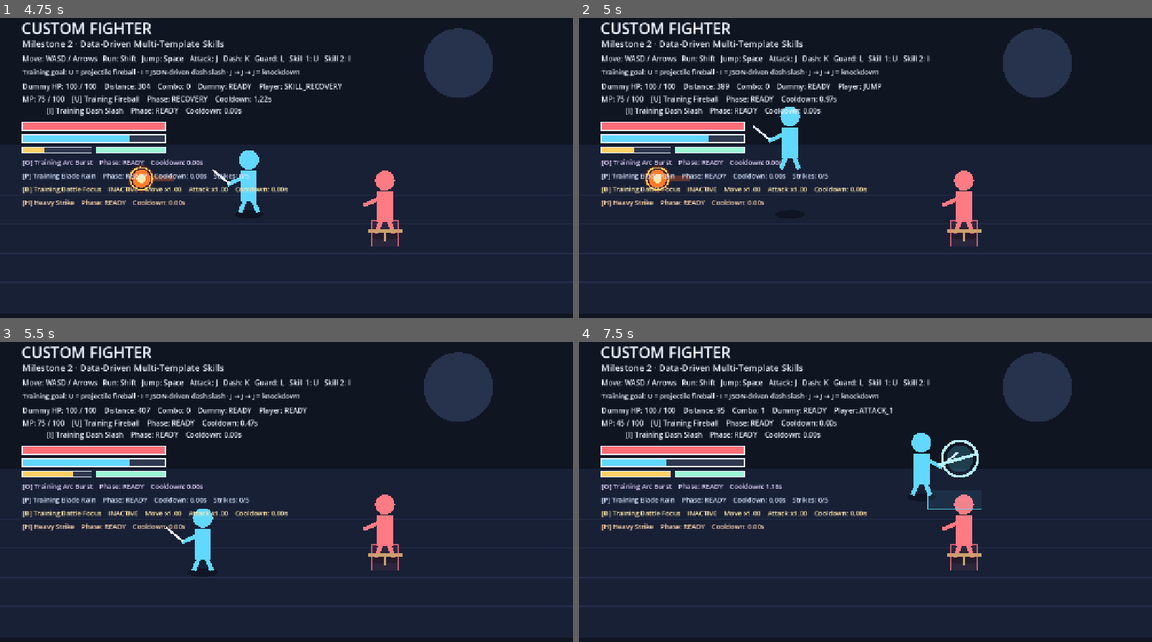
Above: before the commit, frames 1-4 (two rows, left to right).
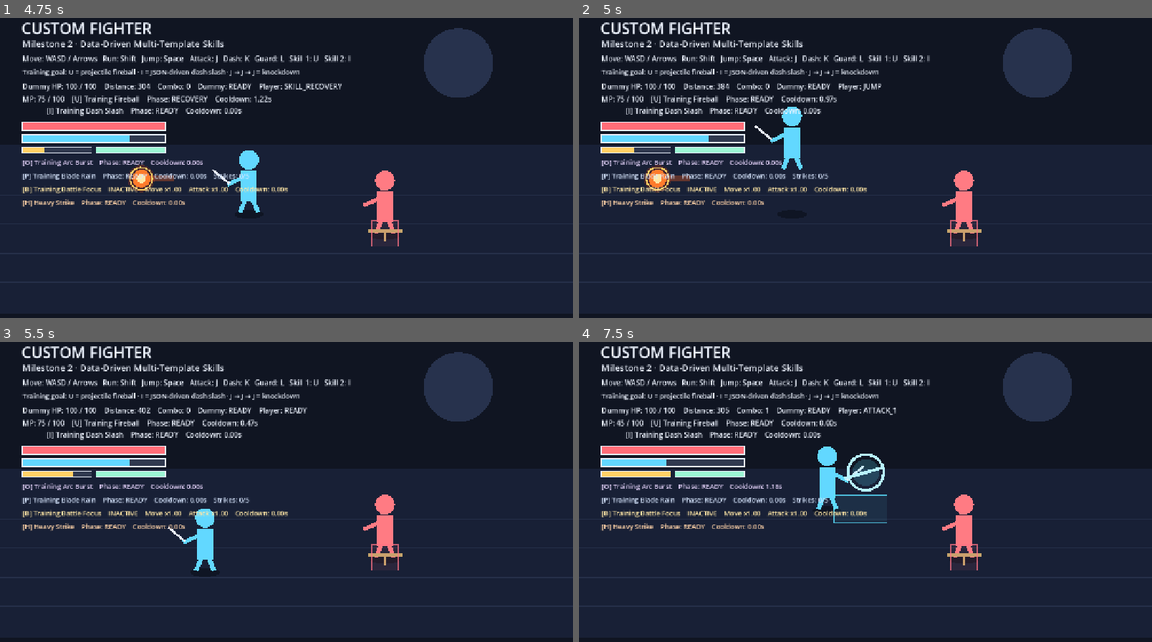
Above: after the commit, the same moments.

Repository: ws951125/custom-fighter
Game: Godot game, scene res://game/runtime/main.tscn
The game is run twice, just before and just after one commit, with the same random seed, the same clock (stepped at 60 frames per second) and the same inputs.
Inputs:
- Up to frame 1 (4.75 s): tap Enter at 0.5 s; hold D (move_right) 0.53-1.28 s; hold J (attack) 0.53-1.28 s; tap Space (jump) at 0.77, 1.07, 1.52, 1.82, 3.02, 3.05, 3.32, 4.52 s; tap K (dash) at 0.8, 1.35, 4.55 s; hold S (move_down) 1.28-2.03 s; tap L (guard) at 1.55 s; hold D (move_right) 2.03-2.78 s; hold L (guard) 2.03-2.78 s; tap Shift (run) at 2.3, 2.85 s; hold W (move_up) 2.78-3.53 s; hold Space (jump) 3.53-4.28 s; hold A (move_left) from 3.53 s (still down); tap J (attack) at 3.8, 4.35 s; tap U (skill_1) at 4.15 s
- Up to frame 2 (5 s): keep holding A (move_left); tap Space (jump) at 4.82 s; tap I (skill_2) at 4.9 s
- Up to frame 3 (5.5 s): release A (move_left) at 5.03 s; hold S (move_down) from 5.03 s (still down); hold K (dash) from 5.03 s (still down); tap L (guard) at 5.3 s
- Up to frame 4 (7.5 s): tap O (skill_3) at 5.65 s; release S (move_down) at 5.78 s; release K (dash) at 5.78 s; hold D (move_right) 5.78-6.53 s; tap L (guard) at 5.85 s; tap Space (jump) at 6.02, 6.32, 6.77, 6.8, 7.07 s; tap Shift (run) at 6.05 s; tap P (skill_4) at 6.4 s; hold W (move_up) 6.53-7.28 s; hold Shift (run) 6.53-7.28 s; tap B (skill_5) at 7.15 s; hold D (move_right) from 7.28 s (still down); tap J (attack) at 7.35 s

Frame 1 is identical in both runs. In frame 2, 0.2% of the frame differs, in the area x 25-39%, y 21-51%; in frame 3, 0.2%; in frame 4, 2.6%, in the area x 24-71%, y 21-61%.

Commit message:
M2: unify skill exclusivity with shared coordinator (#35)
* M2: add shared skill coordinator

* M2: coordinate built-in skill casting

* M2: coordinate area skill exclusivity

* M2: coordinate formation skill exclusivity

* M2: coordinate buff skill exclusivity

* M2: coordinate melee skill exclusivity

* M2: route runtime through coordinated skill scripts

* M2: test shared skill coordinator

* M2: add browser skill coordination regression

* M2: include skill coordination browser smoke

* CI: wait for buff cast lock before basic attack

* M2: persist skill coordinator claim diagnostics

* M2: expose persistent skill coordinator diagnostics

* Test persistent coordinator claim telemetry

* M2: centrally reconcile skill coordinator ownership

* CI: validate coordinator with persistent claim evidence

* Docs: refresh status for M2 finalization

Diff:
--- /dev/null
+++ b/game/core/skills/skill_coordinator.gd
@@ -0,0 +1,60 @@
+class_name SkillCoordinator
+extends RefCounted
+
+var _owner: StringName = &""
+var _last_claimed_owner: StringName = &""
+var _last_rejected_owner: StringName = &""
+var _claim_count := 0
+var _rejection_count := 0
+
+func can_claim(owner: StringName) -> bool:
+	if owner == &"":
+		return false
+	return _owner == &"" or _owner == owner
+
+func try_claim(owner: StringName) -> bool:
+	if owner == &"":
+		_rejection_count += 1
+		_last_rejected_owner = owner
+		return false
+	if _owner != &"" and _owner != owner:
+		_rejection_count += 1
+		_last_rejected_owner = owner
+		return false
+	if _owner == &"":
+		_owner = owner
+		_last_claimed_owner = owner
+		_claim_count += 1
+	return true
+
+func release(owner: StringName) -> void:
+	if owner != &"" and _owner == owner:
+		_owner = &""
+
+func reset() -> void:
+	_owner = &""
+	_last_claimed_owner = &""
+	_last_rejected_owner = &""
+	_claim_count = 0
+	_rejection_count = 0
+
+func is_busy() -> bool:
+	return _owner != &""
+
+func is_owned_by(owner: StringName) -> bool:
+	return owner != &"" and _owner == owner
+
+func owner_name() -> String:
+	return String(_owner)
+
+func last_claimed_owner_name() -> String:
+	return String(_last_claimed_owner)
+
+func last_rejected_owner_name() -> String:
+	return String(_last_rejected_owner)
+
+func claim_count() -> int:
+	return _claim_count
+
+func rejection_count() -> int:
+	return _rejection_count
--- /dev/null
+++ b/game/runtime/coordinated_area_skill_controller.gd
@@ -0,0 +1,24 @@
+extends "res://game/runtime/area_skill_controller.gd"
+
+const SKILL_OWNER := &"skill_3"
+
+func _process(delta: float) -> void:
+	super(delta)
+	if host != null and not cast_state.is_casting() and not area_state.active:
+		host.skill_coordinator.release(SKILL_OWNER)
+
+func _can_start_cast() -> bool:
+	if not skill.loaded or cast_state.is_casting() or host == null:
+		return false
+	if host.player_guarding or host.movement_state.jumping or host.movement_state.is_dashing():
+		return false
+	if host.attack_chain_state.is_attacking():
+		return false
+	return host.skill_coordinator.can_claim(SKILL_OWNER)
+
+func _try_cast() -> void:
+	if not host.skill_coordinator.try_claim(SKILL_OWNER):
+		return
+	super()
+	if not cast_state.is_casting():
+		host.skill_coordinator.release(SKILL_OWNER)
--- /dev/null
+++ b/game/runtime/coordinated_buff_skill_controller.gd
@@ -0,0 +1,26 @@
+extends "res://game/runtime/buff_skill_controller.gd"
+
+const SKILL_OWNER := &"skill_5"
+
+func _process(delta: float) -> void:
+	super(delta)
+	if host != null and not cast_state.is_casting():
+		host.skill_coordinator.release(SKILL_OWNER)
+
+func _can_start_cast() -> bool:
+	if not skill.loaded or host == null:
+		return false
+	if not cast_state.can_cast(host.player_state.mp):
+		return false
+	if host.player_guarding or host.movement_state.jumping or host.movement_state.is_dashing():
+		return false
+	if host.attack_chain_state.is_attacking():
+		return false
+	return host.skill_coordinator.can_claim(SKILL_OWNER)
+
+func _try_cast() -> void:
+	if not host.skill_coordinator.try_claim(SKILL_OWNER):
+		return
+	super()
+	if not cast_state.is_casting():
+		host.skill_coordinator.release(SKILL_OWNER)
--- /dev/null
+++ b/game/runtime/coordinated_formation_skill_controller.gd
@@ -0,0 +1,26 @@
+extends "res://game/runtime/formation_skill_controller.gd"
+
+const SKILL_OWNER := &"skill_4"
+
+func _process(delta: float) -> void:
+	super(delta)
+	if host != null and not cast_state.is_casting() and not formation_state.active:
+		host.skill_coordinator.release(SKILL_OWNER)
+
+func _can_start_cast() -> bool:
+	if not skill.loaded or host == null:
+		return false
+	if not cast_state.can_cast(host.player_state.mp):
+		return false
+	if host.player_guarding or host.movement_state.jumping or host.movement_state.is_dashing():
+		return false
+	if host.attack_chain_state.is_attacking():
+		return false
+	return host.skill_coordinator.can_claim(SKILL_OWNER)
+
+func _try_cast() -> void:
+	if not host.skill_coordinator.try_claim(SKILL_OWNER):
+		return
+	super()
+	if not cast_state.is_casting():
+		host.skill_coordinator.release(SKILL_OWNER)
--- /dev/null
+++ b/game/runtime/coordinated_main.gd
@@ -0,0 +1,106 @@
+extends "res://game/runtime/main.gd"
+
+const SkillCoordinator = preload("res://game/core/skills/skill_coordinator.gd")
+const SKILL_1_OWNER := &"skill_1"
+const SKILL_2_OWNER := &"skill_2"
+const SKILL_3_OWNER := &"skill_3"
+const SKILL_4_OWNER := &"skill_4"
+const SKILL_5_OWNER := &"skill_5"
+const SKILL_6_OWNER := &"skill_6"
+
+var skill_coordinator := SkillCoordinator.new()
+
+func _process(delta: float) -> void:
+	# Reconcile from the previous rendered frame before the base runtime samples
+	# movement/basic-attack input, then reconcile built-in skills again after they tick.
+	# Child controllers still release eagerly themselves; this central pass makes ownership
+	# deterministic even when browser frame ordering/hitches delay a child release callback.
+	_sync_skill_claims()
+	super(delta)
+	_sync_skill_claims()
+
+func _try_cast_fireball() -> void:
+	if not skill_coordinator.try_claim(SKILL_1_OWNER):
+		return
+	super()
+	if not fireball_cast_state.is_casting():
+		skill_coordinator.release(SKILL_1_OWNER)
+
+func _try_cast_dash_slash() -> void:
+	if not skill_coordinator.try_claim(SKILL_2_OWNER):
+		return
+	super()
+	if not dash_slash_cast_state.is_casting() and not dash_slash_state.active:
+		skill_coordinator.release(SKILL_2_OWNER)
+
+func _sync_skill_claims() -> void:
+	if skill_coordinator.is_owned_by(SKILL_1_OWNER) and not fireball_cast_state.is_casting():
+		skill_coordinator.release(SKILL_1_OWNER)
+	if (
+		skill_coordinator.is_owned_by(SKILL_2_OWNER)
+		and not dash_slash_cast_state.is_casting()
+		and not dash_slash_state.active
+	):
+		skill_coordinator.release(SKILL_2_OWNER)
+
+	var area_controller = get_node_or_null("AreaSkillController")
+	if (
+		skill_coordinator.is_owned_by(SKILL_3_OWNER)
+		and (
+			area_controller == null
+			or (
+				not area_controller.cast_state.is_casting()
+				and not area_controller.area_state.active
+			)
+		)
+	):
+		skill_coordinator.release(SKILL_3_OWNER)
+
+	var formation_controller = get_node_or_null("FormationSkillController")
+	if (
+		skill_coordinator.is_owned_by(SKILL_4_OWNER)
+		and (
+			formation_controller == null
+			or (
+				not formation_controller.cast_state.is_casting()
+				and not formation_controller.formation_state.active
+			)
+		)
+	):
+		skill_coordinator.release(SKILL_4_OWNER)
+
+	var buff_controller = get_node_or_null("BuffSkillController")
+	if (
+		skill_coordinator.is_owned_by(SKILL_5_OWNER)
+		and (buff_controller == null or not buff_controller.cast_state.is_casting())
+	):
+		skill_coordinator.release(SKILL_5_OWNER)
+
+	var melee_controller = get_node_or_null("MeleeSkillController")
+	if (
+		skill_coordinator.is_owned_by(SKILL_6_OWNER)
+		and (
+			melee_controller == null
+			or (
+				not melee_controller.cast_state.is_casting()
+				and not melee_controller.melee_state.active
+			)
+		)
+	):
+		skill_coordinator.release(SKILL_6_OWNER)
+
+func _any_skill_casting() -> bool:
+	return skill_coordinator.is_busy()
+
+func _set_web_state() -> void:
+	super()
+	if not OS.has_feature("web"):
+		return
+	JavaScriptBridge.eval(
+		"document.documentElement.dataset.skillCoordinatorBusy='%s';" % _bool_text(skill_coordinator.is_busy()) +
+		"document.documentElement.dataset.skillCoordinatorOwner='%s';" % skill_coordinator.owner_name() +
+		"document.documentElement.dataset.skillCoordinatorLastClaimed='%s';" % skill_coordinator.last_claimed_owner_name() +
+		"document.documentElement.dataset.skillCoordinatorLastRejected='%s';" % skill_coordinator.last_rejected_owner_name() +
+		"document.documentElement.dataset.skillCoordinatorClaimCount='%d';" % skill_coordinator.claim_count() +
+		"document.documentElement.dataset.skillCoordinatorRejectionCount='%d';" % skill_coordinator.rejection_count()
+	)
--- /dev/null
+++ b/game/runtime/coordinated_melee_skill_controller.gd
@@ -0,0 +1,26 @@
+extends "res://game/runtime/melee_skill_controller.gd"
+
+const SKILL_OWNER := &"skill_6"
+
+func _process(delta: float) -> void:
+	super(delta)
+	if host != null and not cast_state.is_casting() and not melee_state.active:
+		host.skill_coordinator.release(SKILL_OWNER)
+
+func _can_start_cast() -> bool:
+	if not skill.loaded or host == null or cast_state.is_casting():
+		return false
+	if not cast_state.can_cast(host.player_state.mp):
+		return false
+	if host.player_guarding or host.movement_state.jumping or host.movement_state.is_dashing():
+		return false
+	if host.attack_chain_state.is_attacking():
+		return false
+	return host.skill_coordinator.can_claim(SKILL_OWNER)
+
+func _try_cast() -> void:
+	if not host.skill_coordinator.try_claim(SKILL_OWNER):
+		return
+	super()
+	if not cast_state.is_casting():
+		host.skill_coordinator.release(SKILL_OWNER)
--- a/game/runtime/main.tscn
+++ b/game/runtime/main.tscn
@@ -1,10 +1,10 @@
 [gd_scene load_steps=6 format=3]
 
-[ext_resource type="Script" path="res://game/runtime/main.gd" id="1_main"]
-[ext_resource type="Script" path="res://game/runtime/area_skill_controller.gd" id="2_area"]
-[ext_resource type="Script" path="res://game/runtime/formation_skill_controller.gd" id="3_formation"]
-[ext_resource type="Script" path="res://game/runtime/buff_skill_controller.gd" id="4_buff"]
-[ext_resource type="Script" path="res://game/runtime/melee_skill_controller.gd" id="5_melee"]
+[ext_resource type="Script" path="res://game/runtime/coordinated_main.gd" id="1_main"]
+[ext_resource type="Script" path="res://game/runtime/coordinated_area_skill_controller.gd" id="2_area"]
+[ext_resource type="Script" path="res://game/runtime/coordinated_formation_skill_controller.gd" id="3_formation"]
+[ext_resource type="Script" path="res://game/runtime/coordinated_buff_skill_controller.gd" id="4_buff"]
+[ext_resource type="Script" path="res://game/runtime/coordinated_melee_skill_controller.gd" id="5_melee"]
 
 [node name="Main" type="Control"]
 layout_mode = 3
--- a/tests/melee_test_runner.gd
+++ b/tests/melee_test_runner.gd
@@ -2,6 +2,7 @@
 
 const SkillDefinition = preload("res://game/core/skills/skill_definition.gd")
 const MeleeAttackState = preload("res://game/core/skills/melee_attack_state.gd")
+const SkillCoordinator = preload("res://game/core/skills/skill_coordinator.gd")
 const CombatBox = preload("res://game/core/combat/combat_box.gd")
 const AttackChainState = preload("res://game/core/combat/attack_chain_state.gd")
 
@@ -14,9 +15,10 @@
 	_test_melee_definition()
 	_test_melee_state()
 	_test_combo_playable_frame_time()
+	_test_skill_coordinator()
 
 	if failures == 0:
-		print("MELEE_AND_COMBO_REGRESSION_TESTS_PASSED")
+		print("MELEE_COMBO_AND_COORDINATOR_TESTS_PASSED")
 		quit(0)
 		return
 
@@ -105,6 +107,33 @@
 		expiry.tick(0.10)
 	_check(expiry.combo_step == 0, "combo still resets after enough playable input time")
 
+func _test_skill_coordinator() -> void:
+	var coordinator := SkillCoordinator.new()
+	var projectile := StringName("skill_1")
+	var area := StringName("skill_3")
+
+	_check(not coordinator.is_busy(), "skill coordinator starts unlocked")
+	_check(not coordinator.can_claim(StringName()), "skill coordinator rejects empty owner")
+	_check(coordinator.try_claim(projectile), "first skill atomically claims coordinator")
+	_check(coordinator.is_busy() and coordinator.is_owned_by(projectile), "coordinator reports active owner")
+	_check(coordinator.claim_count() == 1, "first acquisition increments claim telemetry")
+	_check(coordinator.last_claimed_owner_name() == "skill_1", "claim telemetry persists owner identity")
+	_check(not coordinator.try_claim(area), "second simultaneous skill is rejected")
+	_check(coordinator.rejection_count() == 1, "rejected simultaneous claim is counted")
+	_check(coordinator.last_rejected_owner_name() == "skill_3", "rejected owner telemetry persists")
+	coordinator.release(area)
+	_check(coordinator.is_owned_by(projectile), "non-owner cannot release coordinator")
+	_check(coordinator.try_claim(projectile), "current owner may reassert its claim")
+	_check(coordinator.claim_count() == 1, "owner reassertion is not a second acquisition")
+	coordinator.release(projectile)
+	_check(not coordinator.is_busy() and coordinator.owner_name().is_empty(), "owner release unlocks coordinator")
+	_check(coordinator.last_claimed_owner_name() == "skill_1", "release preserves audit telemetry")
+	_check(coordinator.try_claim(area), "next skill can claim after release")
+	_check(coordinator.claim_count() == 2, "next acquisition increments claim telemetry")
+	coordinator.reset()
+	_check(not coordinator.is_busy(), "coordinator reset clears stale owner")
+	_check(coordinator.claim_count() == 0 and coordinator.rejection_count() == 0, "coordinator reset clears telemetry")
+
 func _check(condition: bool, label: String) -> void:
 	if condition:
 		print("PASS: %s" % label)
Not shown, changed: package.json
Not shown, changed: docs/STATUS.md
Not shown, changed: tests/buff_web_smoke.mjs
Not shown, added: tests/skill_coordination_web_smoke.mjs
